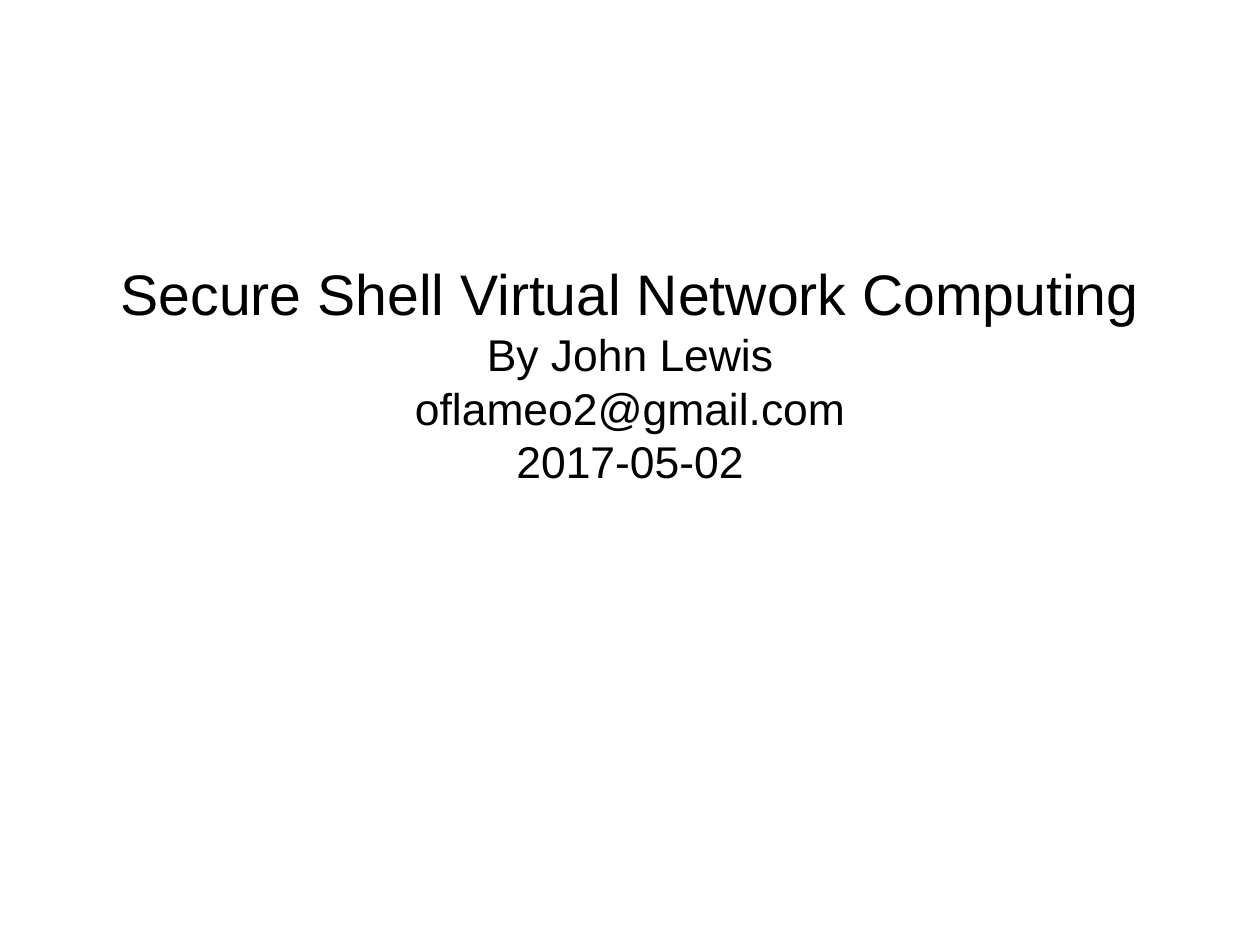
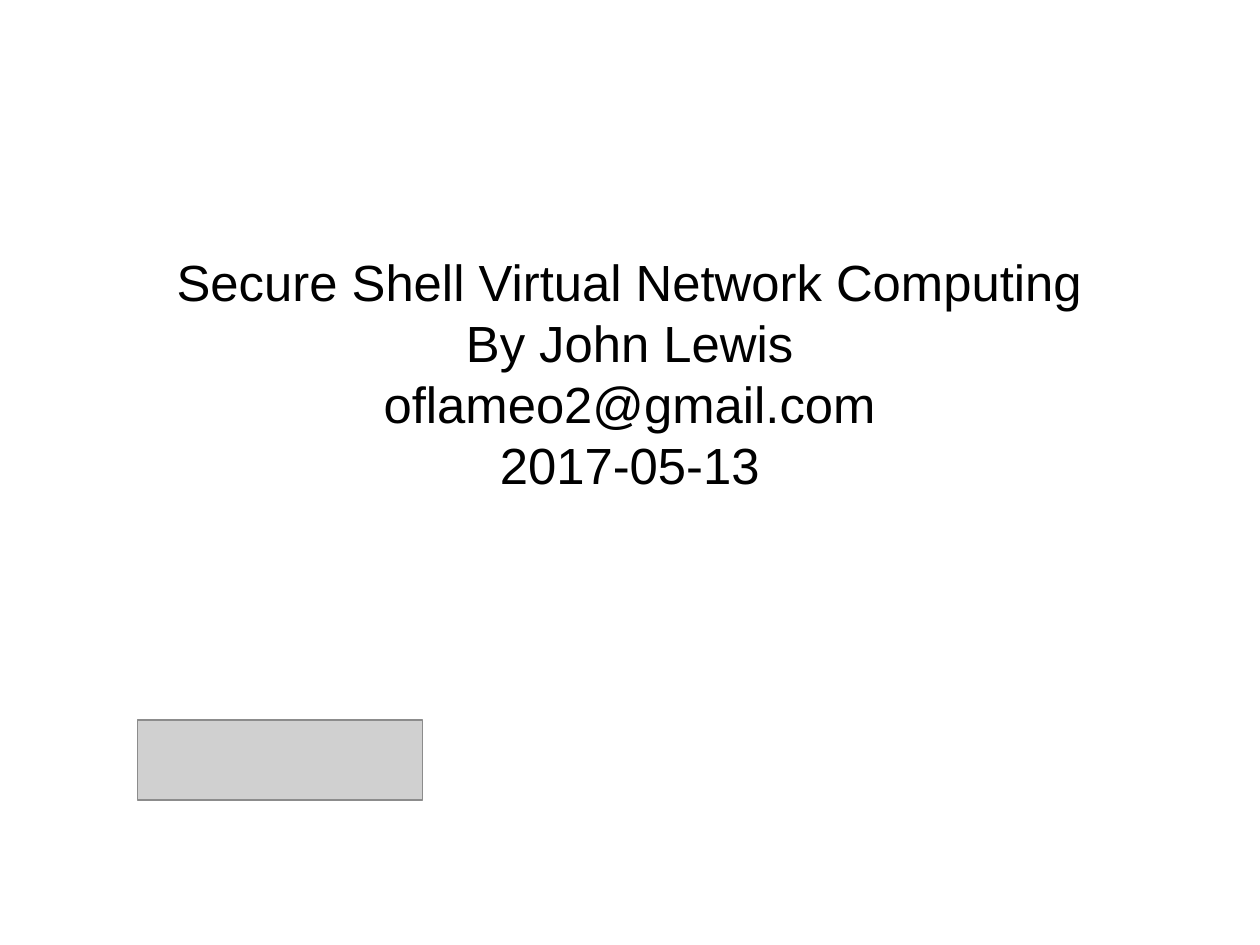
Before and after one commit to Oflameo/sshvnc_ws, a slide deck: slide 1 of doc/sshvnc.odp. Drawn at 1260x945 pixels with LibreOffice and Linux fonts; fonts in the diff are those of the drawing; grey boxes stand for pictures; background and template pictures are left out. Boxes give left, top, right and bottom in pixels: in the first picture for what was removed or moved away, otherwise in the second. Text is boxed around its words. In the diff, an @@ line names an element or a change of style, - is before the commit and + after.

```diff
--- a/doc/sshvnc.odp
+++ b/doc/sshvnc.odp
@@ subtitle at [177,264,1082,434]: size 36 to 32 pt in "Secure Shell Virtual Network Computing"; size 28 to 32 pt in "By John Lewis", "oflameo2@gmail.com" @@
@@ subtitle at [500,448,760,485]: text changed; size 28 to 32 pt @@
-2017-05-02
+2017-05-13
@@ picture added at [137,720,423,800] @@
```
Also in this commit, not shown: 3 other slides changed, 7 slides added, 5 other files.
